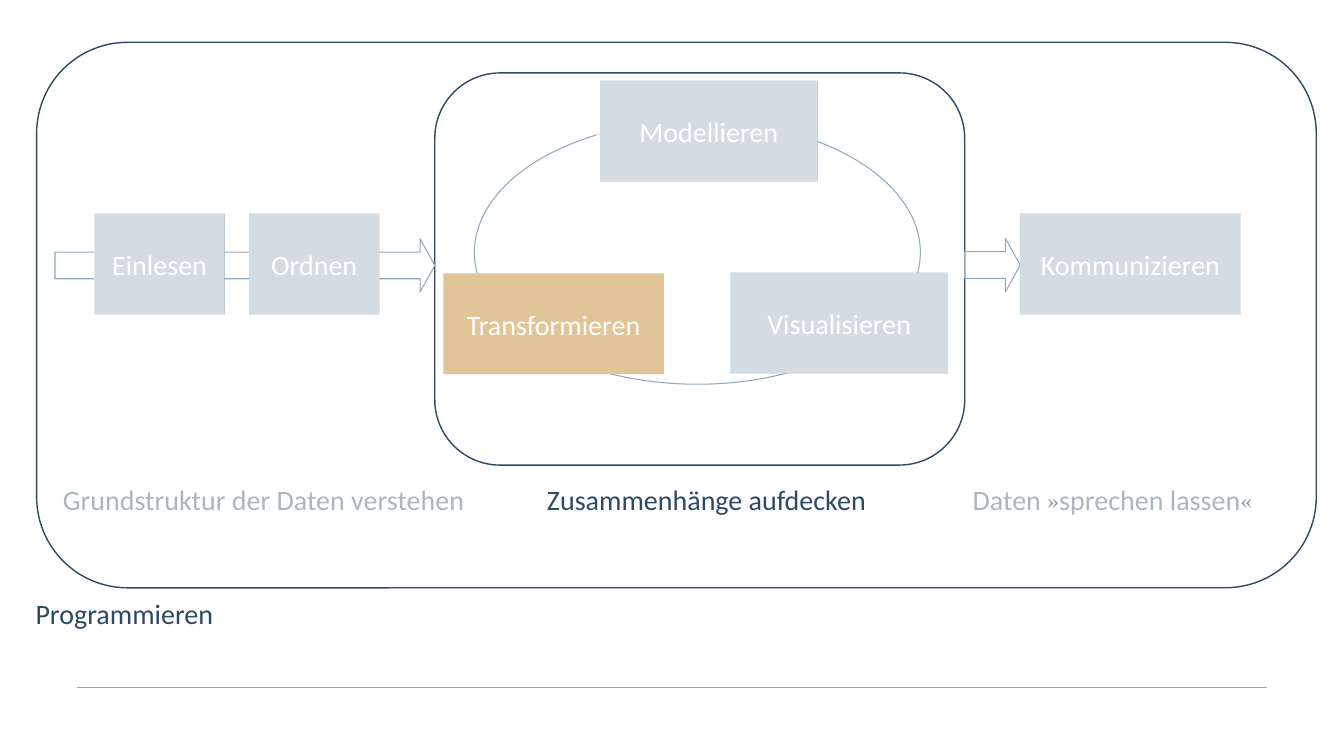
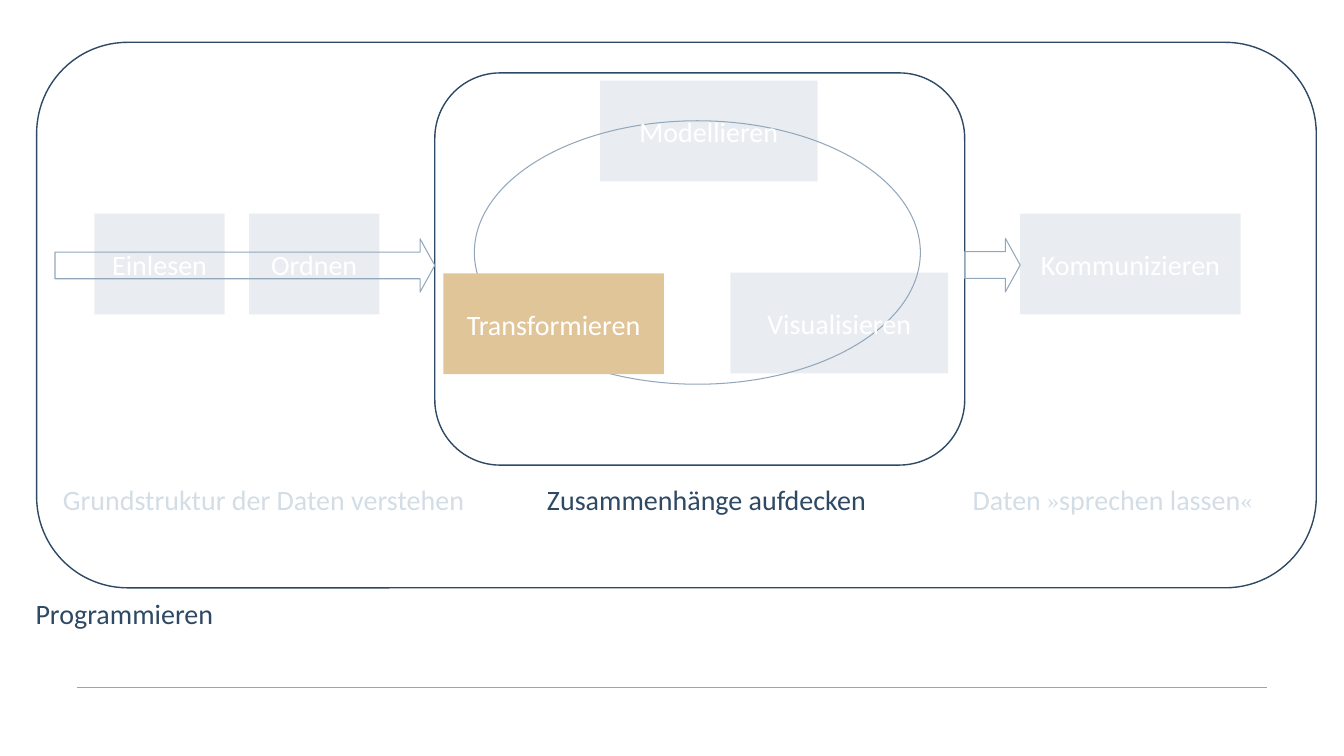
Before and after one commit to pekkasagner/Einfuehrung_in_R, a slide deck: slide 4 of images/Erstellte_Abbildungen.pptx. Drawn at 1344x756 pixels with LibreOffice and Linux fonts; fonts in the diff are those of the drawing; background and template pictures are left out. Boxes give left, top, right and bottom in pixels: in the first picture for what was removed or moved away, otherwise in the second. Text is boxed around its words. In the diff, an @@ line names an element or a change of style, - is before the commit and + after.

```diff
--- a/images/Erstellte_Abbildungen.pptx
+++ b/images/Erstellte_Abbildungen.pptx
@@ group removed at [54, 81, 1300, 535]: 7 rectangles @@
@@ fill #93A7BB to #93A7BB at 20% opacity in 5 elements at [95, 214, 225, 315], [249, 214, 379, 315], [600, 81, 818, 181], [731, 273, 949, 374], [1020, 214, 1241, 315] @@
@@ text "Grundstruktur der Daten verstehen" at [63, 491, 464, 510]: text colour #2E4964 to #D3DDE6 @@
@@ text "Daten »sprechen lassen«" at [973, 491, 1253, 514]: text colour #2E4964 to #D3DDE6; text colour #000000 to #D3DDE6 in "»sprechen lassen«" @@
```
Also in this commit, not shown: 7 other slides changed, 26 other files.
